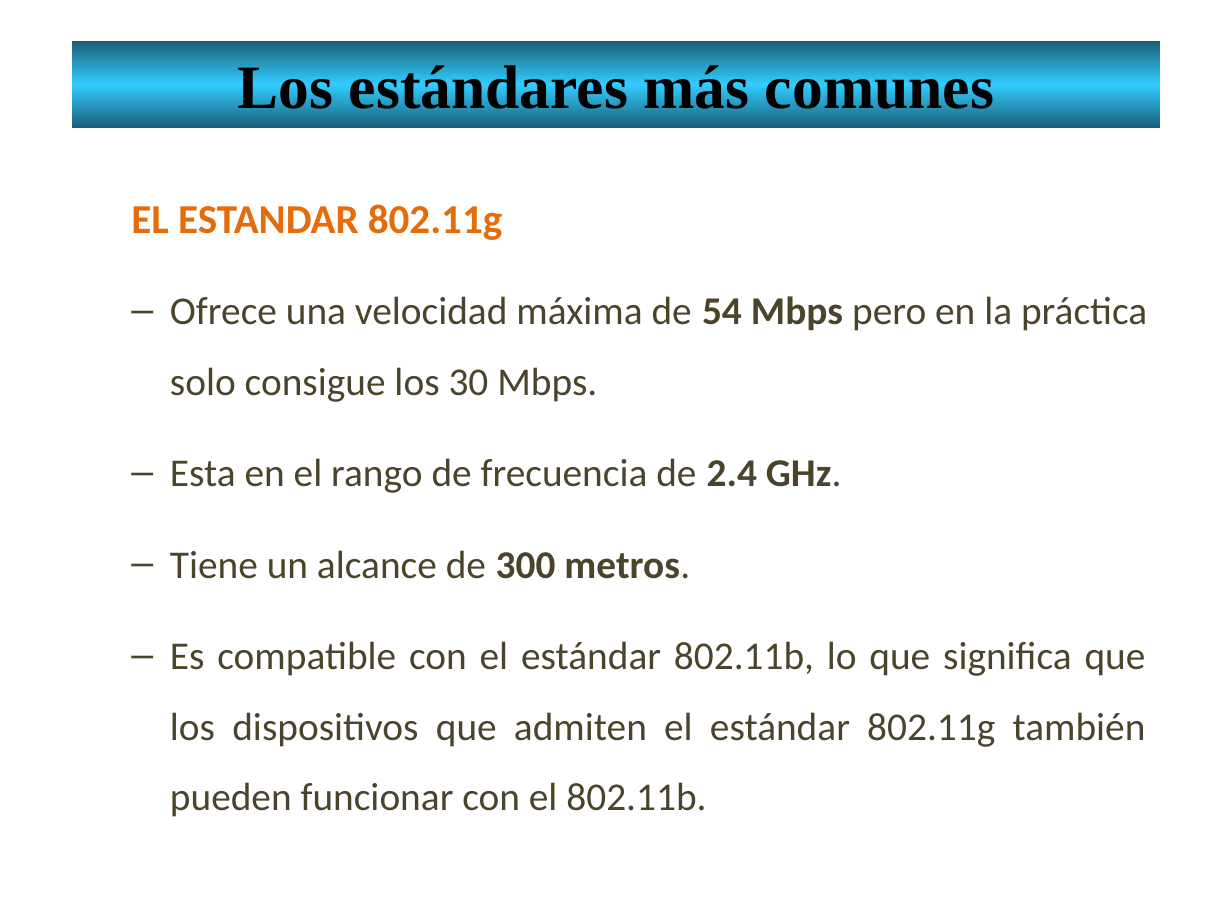
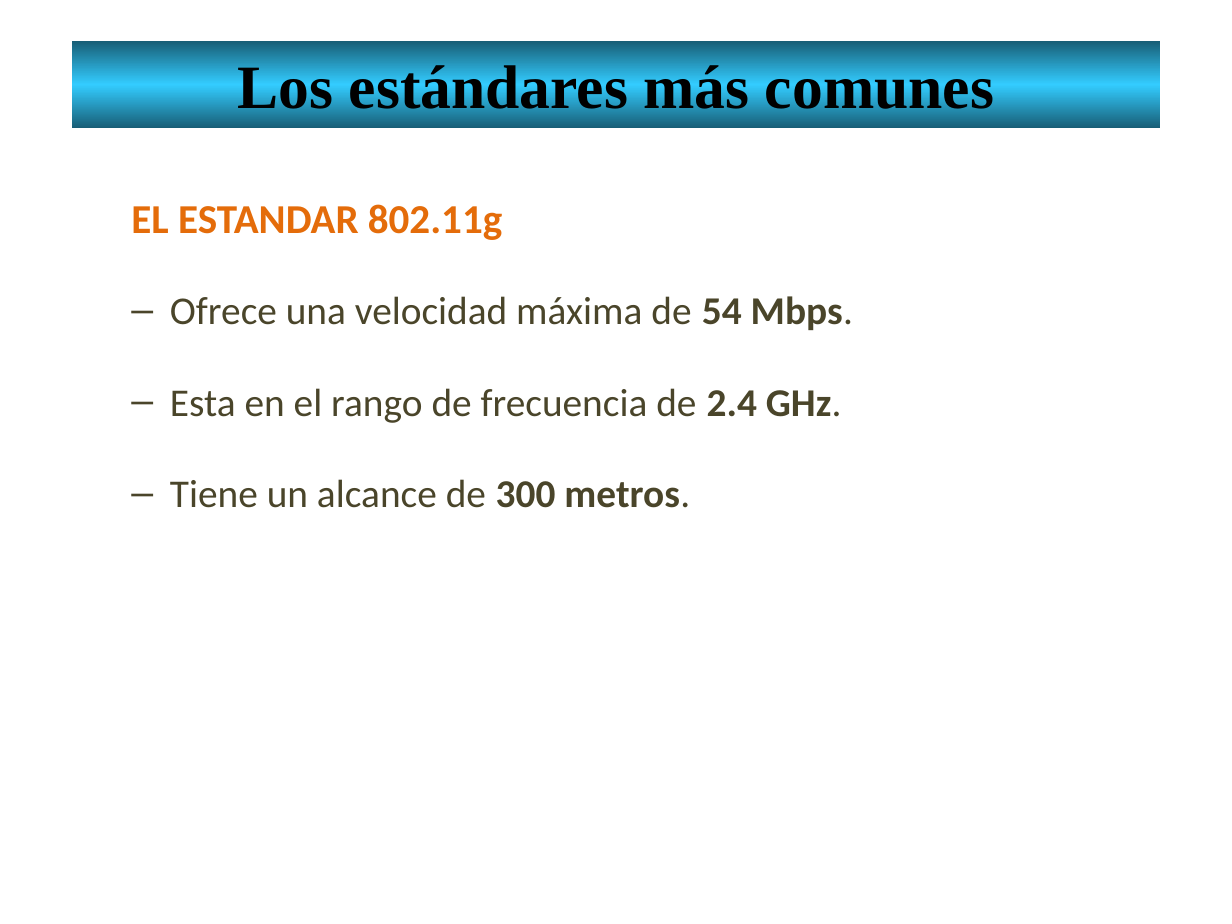
Before and after one commit to lizetheP/Redes1, a slide deck: slide 9 of CalendarioAgo20/Presentaciones/13_RedesInalambricas.pptx. Drawn at 1232x924 pixels with LibreOffice and Linux fonts; fonts in the diff are those of the drawing. Boxes give left, top, right and bottom in pixels: in the first picture for what was removed or moved away, otherwise in the second. Text is boxed around its words. In the diff, an @@ line names an element or a change of style, - is before the commit and + after.

```diff
--- a/CalendarioAgo20/Presentaciones/13_RedesInalambricas.pptx
+++ b/CalendarioAgo20/Presentaciones/13_RedesInalambricas.pptx
@@ text at (170,296,853,330): text changed @@
-  – Ofrece una velocidad máxima de 54 Mbps pero en la práctica solo consigue los 30 Mbps.
+  – Ofrece una velocidad máxima de 54 Mbps.
@@ text at (170,641,1146,817): paragraph removed @@
-  – Es compatible con el estándar 802.11b, lo que significa que los dispositivos que admiten el estándar 802.11g también pueden funcionar con el 802.11b.
```
Also in this commit, not shown: 6 other slides changed, 1 slide added.
